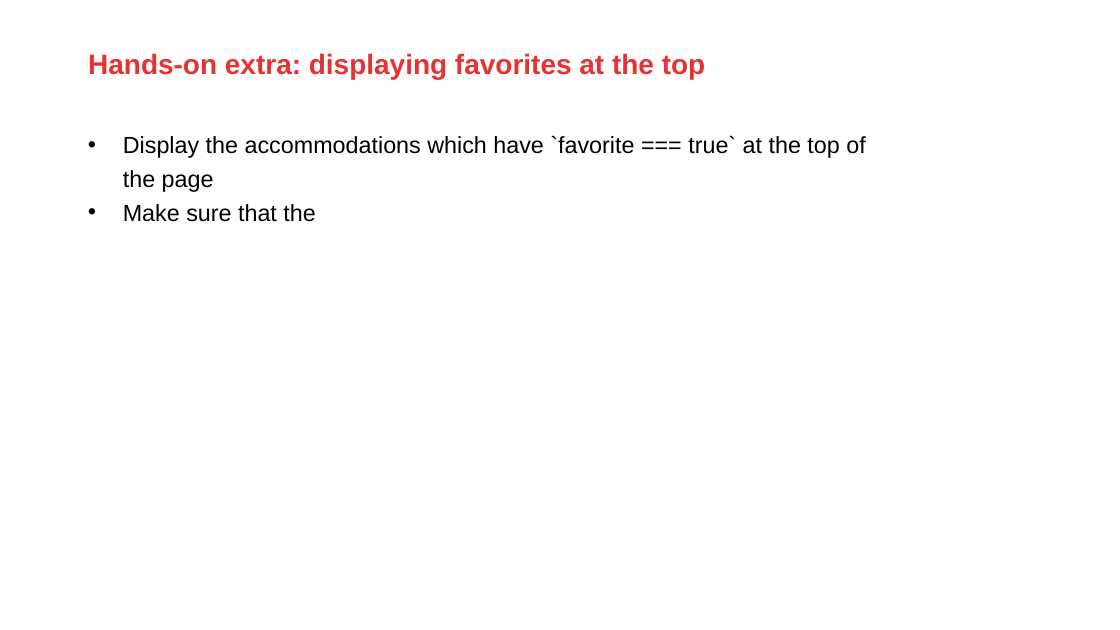
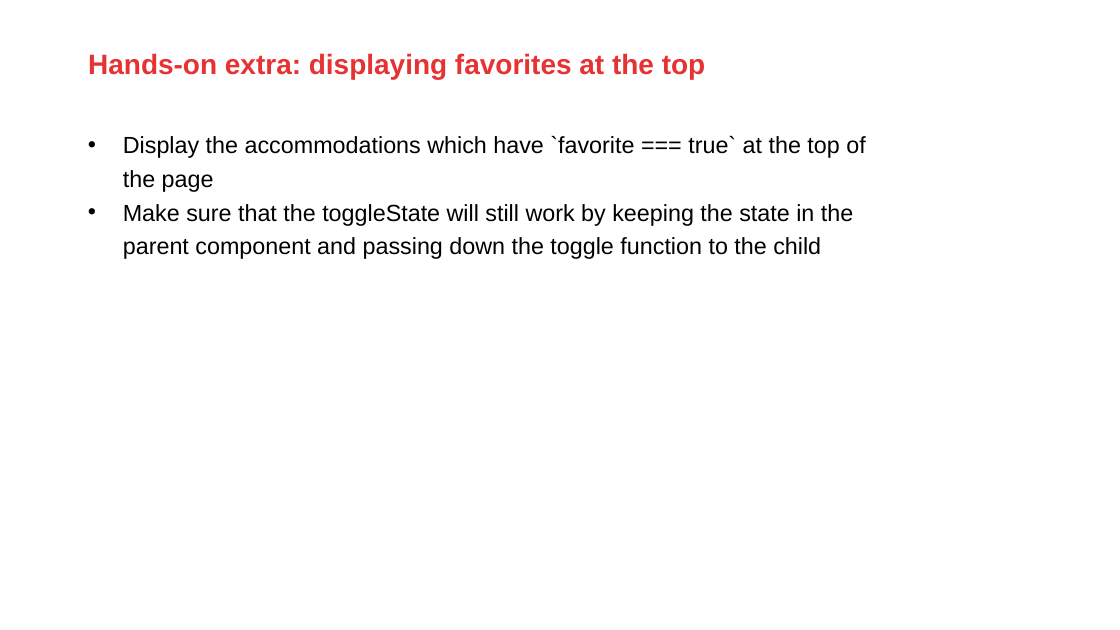
Before and after one commit to AMIS-Services/react-series, a slide deck: slide 15 of sig1/slides/SIG react 1.pptx. Drawn at 1120x630 pixels with LibreOffice and Linux fonts; fonts in the diff are those of the drawing; background and template pictures are left out. Boxes give left, top, right and bottom in pixels: in the first picture for what was removed or moved away, otherwise in the second. Text is boxed around its words. In the diff, an @@ line names an element or a change of style, - is before the commit and + after.

Commit message:
update slides

```diff
--- a/sig1/slides/SIG react 1.pptx
+++ b/sig1/slides/SIG react 1.pptx
@@ text at (123, 204, 853, 259): text changed @@
-• Make sure that the
+• Make sure that the toggleState will still work by keeping the state in the parent component and passing down the toggle function to the child
```
Also in this commit, not shown: 3 other slides changed, 1 other file.
